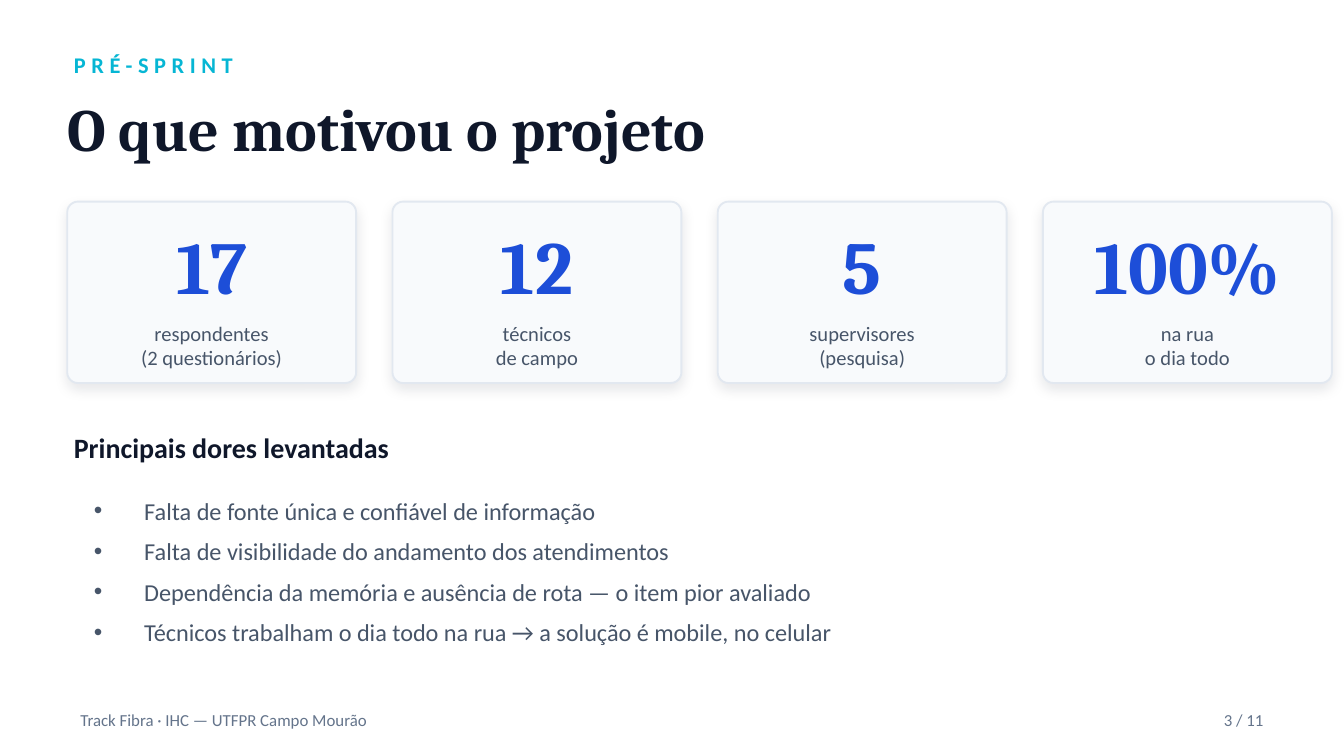
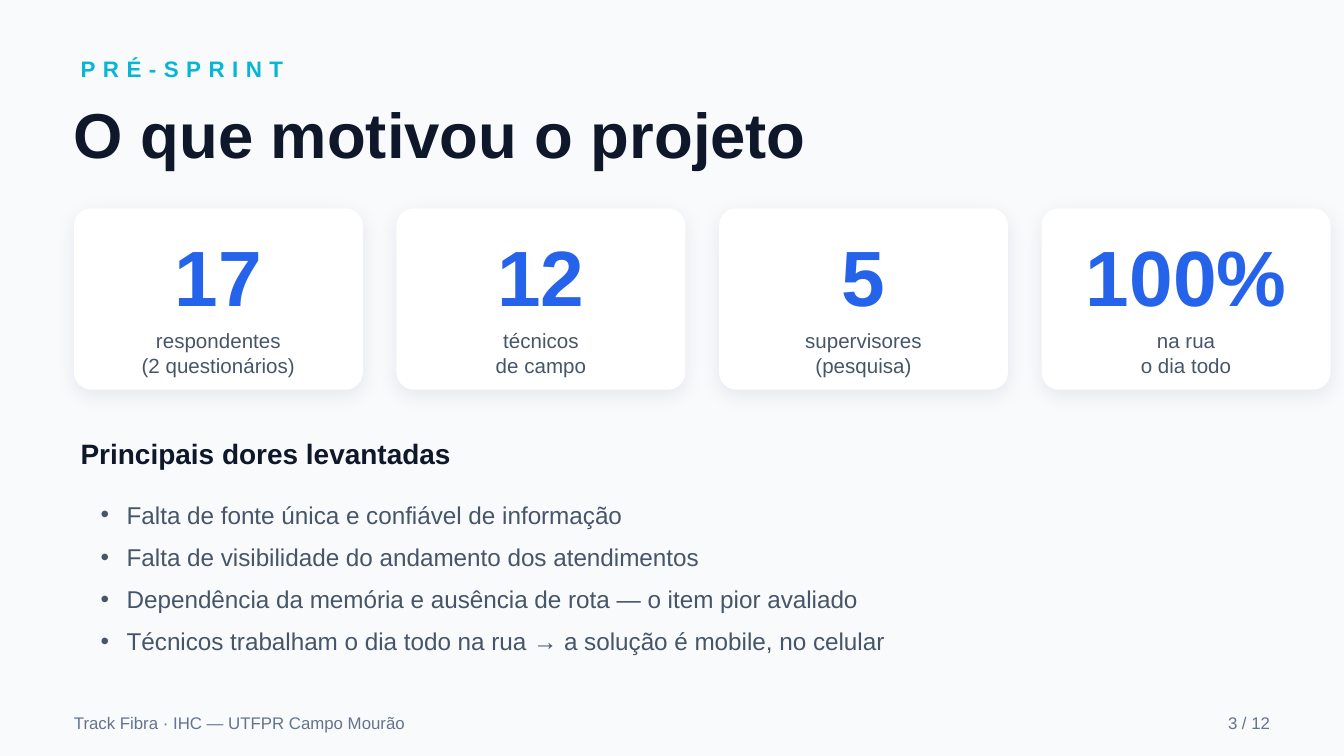
Before and after one commit to PedroH-Tardivo/track-fibra, a slide deck: slide 3 of entrega2-track-fibra.pptx. Drawn at 1344x756 pixels with LibreOffice and Linux fonts; fonts in the diff are those of the drawing. Boxes give left, top, right and bottom in pixels: in the first picture for what was removed or moved away, otherwise in the second. Text is boxed around its words. In the diff, an @@ line names an element or a change of style, - is before the commit and + after.

```diff
--- a/entrega2-track-fibra.pptx
+++ b/entrega2-track-fibra.pptx
@@ background #FFFFFF to #F8FAFC @@
@@ text "PRÉ-SPRINT" at [81,59,283,78]: font Calibri to Arial, letter spacing 3 to 4 pt @@
@@ text "O que motivou o projeto" at [74,112,806,170]: size 32 to 34 pt, font Cambria to Arial @@
@@ 4 texts, 2 rounded rectangles: place and size @@
-4 texts, 2 rounded rectangles at [67,54,831,645]
+4 texts, 2 rounded rectangles at [74,59,884,655]
@@ fill #F8FAFC to #FFFFFF; outline #E2E8F0 1 pt to none; shadow changed; proportions changed in 4 elements at [719,208,1008,390], [1042,208,1331,390], [396,208,685,390], [74,208,363,390] @@
@@ rounded rectangle: place and size @@
-rounded rectangle at [718,202,1007,383]
+rounded rectangle at [719,208,1008,390]
@@ rounded rectangle: place and size @@
-rounded rectangle at [1043,202,1332,383]
+rounded rectangle at [1042,208,1331,390]
@@ size 40 to 42 pt, font Cambria to Arial, text colour #1D4ED8 to #2563EB in 4 elements at [842,252,886,307], [1086,251,1287,307], [497,251,584,306], [175,252,262,306] @@
@@ text "17": place and size @@
-text "17" at [176,244,247,295]
+text "17" at [175,252,262,306]
@@ text "12": place and size @@
-text "12" at [501,243,573,294]
+text "12" at [497,251,584,306]
@@ text "5": place and size @@
-text "5" at [843,244,882,295]
+text "5" at [842,252,886,307]
@@ text "100%": place and size @@
-text "100%" at [1094,243,1281,296]
+text "100%" at [1086,251,1287,307]
@@ font Calibri to Arial in 6 elements at [74,717,405,733], [81,443,451,469], [805,333,922,378], [1141,337,1231,373], [496,333,586,378], [142,333,295,378] @@
@@ text "respondentes": place and size @@
-text "respondentes" at [141,326,282,369]
+text "respondentes" at [142,333,295,378]
@@ text "Falta de fonte única e ..." at [127,506,884,655]: font Calibri to Arial; indent changed; more space between paragraphs @@
@@ text at [1228,717,1270,729]: text changed; font Calibri to Arial @@
-3 / 11
+3 / 12
```
Also in this commit, not shown: 10 other slides changed, 1 slide added.
